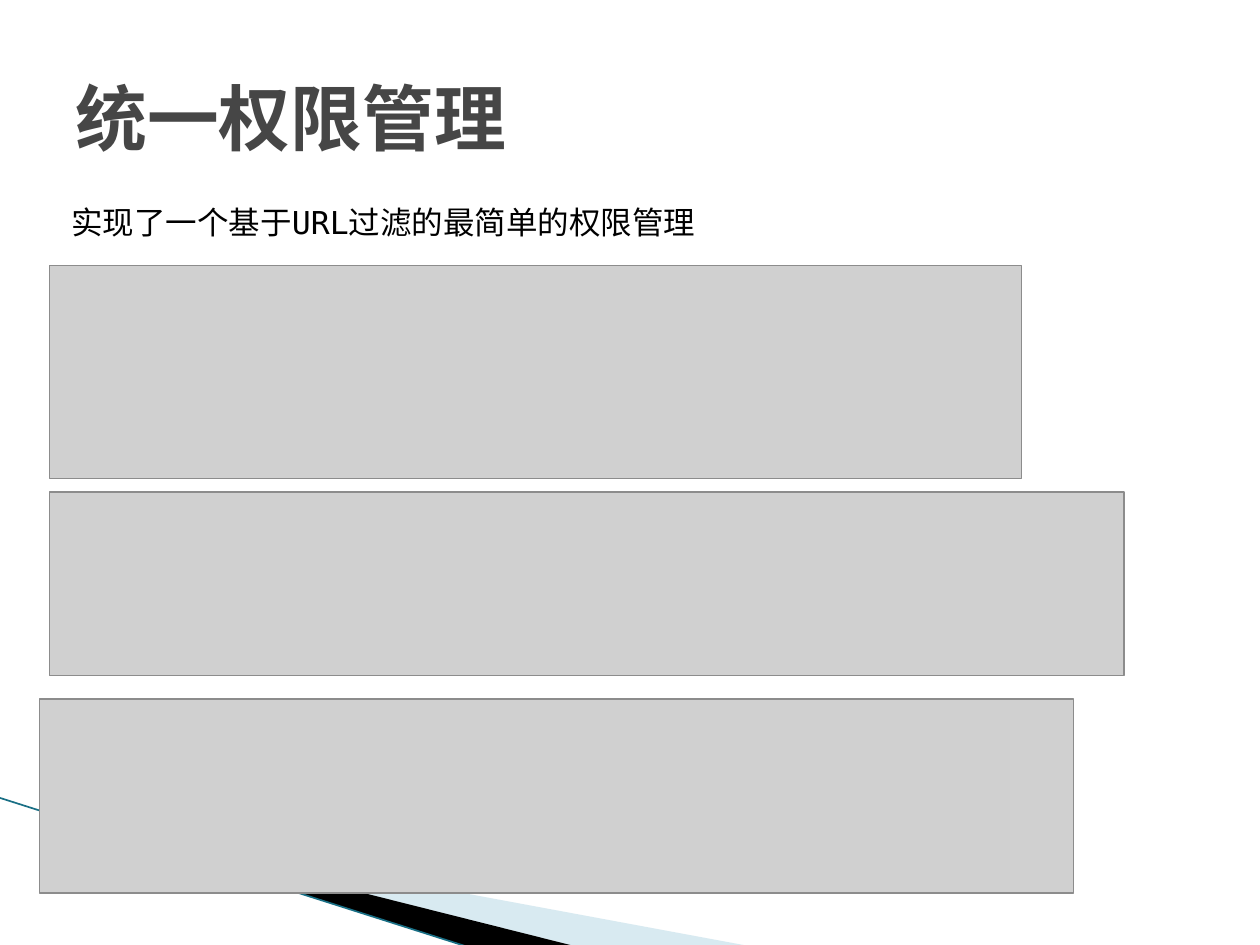
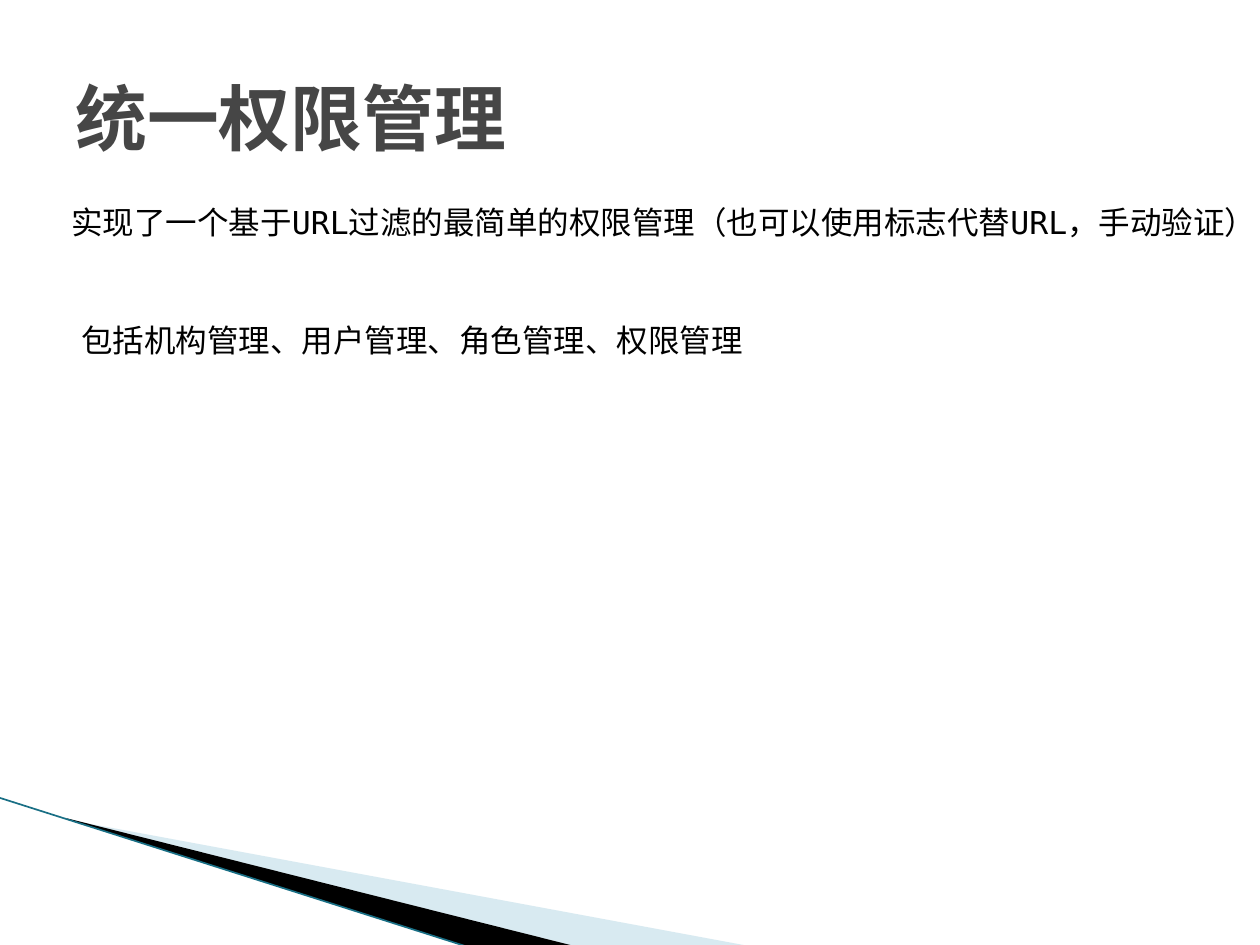
Before and after one commit to SunflowersOfJava/simba, a slide deck: slide 55 of doc/框架使用说明_1.1.15.pptx (slide 57 before the commit). Drawn at 1260x945 pixels with LibreOffice and Linux fonts; fonts in the diff are those of the drawing; grey boxes stand for pictures; background and template pictures are left out. Boxes give left, top, right and bottom in pixels: in the first picture for what was removed or moved away, otherwise in the second. Text is boxed around its words. In the diff, an @@ line names an element or a change of style, - is before the commit and + after.

```diff
--- a/doc/框架使用说明_1.1.15.pptx
+++ b/doc/框架使用说明_1.1.15.pptx
@@ text at [71, 207, 1256, 237]: text changed @@
-实现了一个基于URL过滤的最简单的权限管理
+实现了一个基于URL过滤的最简单的权限管理（也可以使用标志代替URL，手动验证）
@@ picture removed at [49, 266, 1022, 479] @@
@@ text added at [81, 325, 743, 355], 18 pt, text #000000 @@
+包括机构管理、用户管理、角色管理、权限管理
@@ picture removed at [49, 493, 1124, 677] @@
@@ picture removed at [39, 699, 1074, 893] @@
```
Also in this commit, not shown: 3 other slides changed, 26 slides added, 6 slides removed.
